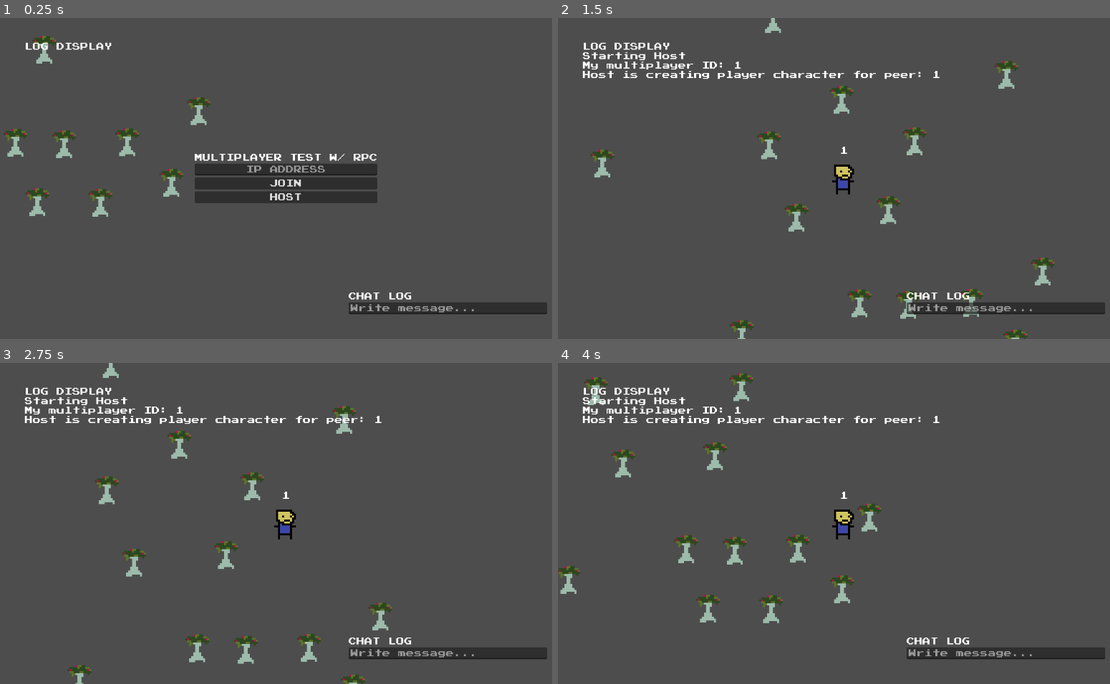
Above: before the commit, frames 1-4 (two rows, left to right).
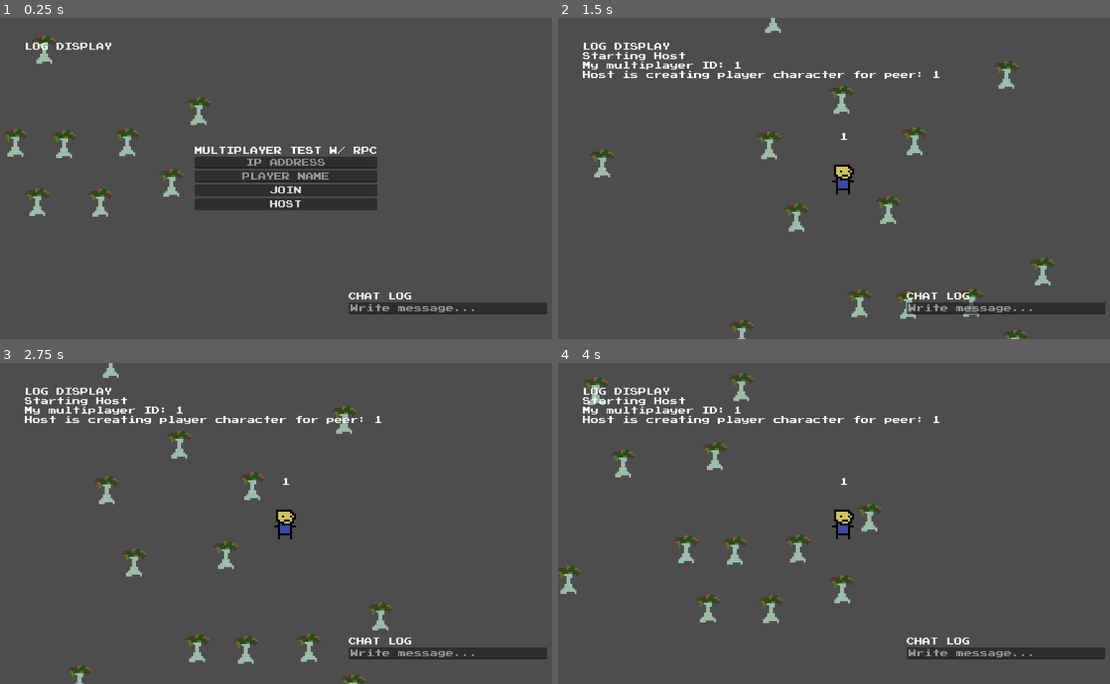
Above: after the commit, the same moments.

Repository: Travh98/MultiplayerRpcExploration
Game: Godot game, scene res://scenes/game_world_root.tscn
Same seed, same stepped clock (60 frames per second), same inputs: the game is played once before the commit and once after it. The engine's default icon, where the game draws it, is replaced by a stand-in: a white triangle on a blue panel in a dark square.
Inputs (mouse positions are in pixels of both pictures, inside the frame that each line leads up to):
- Up to frame 1 (0.25 s): no input
- Up to frame 2 (1.5 s): click (1005, 306) at 0.52 s; type "12" at 0.6 s; click "HOST" at 1.25 s
- Up to frame 3 (2.75 s): tap Enter (enter) at 2, 2.1 s; move the mouse to (414, 507) at 2.02 s; hold D (right) from 2.03 s (still down); click (414, 507) at 2.3 s
- Up to frame 4 (4 s): move the mouse to (729, 539) at 2.77 s; release D (right) at 2.78 s; hold S (down) 2.78-3.53 s; click (729, 539) at 2.85 s; tap Enter (enter) at 3.05, 3.6 s; move the mouse to (900, 452) at 3.52 s; hold D (right) from 3.53 s (still down); click (900, 452) at 3.8 s

The runs differ from the first frame. In frame 1, 3.2% of the frame differs, in the area x 35-69%, y 40-60%; in frame 2, less than 0.1%; in frame 3, less than 0.1%; in frame 4, less than 0.1%.
Error before the commit: Assertion failed: UPNP Discover Failed! Error 24 (res://scenes/game_world_root.gd:52)
Error after the commit: Assertion failed: UPNP Discover Failed! Error 24 (res://scenes/game_world_root.gd:56)

Commit message:
you can kiss each other but not yourself

Diff:
--- a/project.godot
+++ b/project.godot
@@ -51,6 +51,11 @@
 "events": [Object(InputEventKey,"resource_local_to_scene":false,"resource_name":"","device":-1,"window_id":0,"alt_press …(182 unchanged characters)…
 ]
 }
+mouse_select={
+"deadzone": 0.5,
+"events": [Object(InputEventMouseButton,"resource_local_to_scene":false,"resource_name":"","device":-1,"window_id":0,"alt_pressed":false,"shift_pressed":false,"ctrl_pressed":false,"meta_pressed":false,"button_mask":0,"position":Vector2(0, 0),"global_position":Vector2(0, 0),"factor":1.0,"button_index":1,"pressed":false,"double_click":false,"script":null)
+]
+}
 
 [layer_names]
 
--- a/scenes/chat_ui.gd
+++ b/scenes/chat_ui.gd
@@ -1,12 +1,23 @@
 extends Control
 class_name ChatUI
+
+signal signal_is_typing
+signal signal_done_typing
 
 @onready var chat_log = $MarginContainer/HBoxContainer/VBoxContainer/ChatLogLabel
 @onready var chat_line_edit = $MarginContainer/HBoxContainer/VBoxContainer/ChatLineEdit
 
+func _ready():
+	# Emit is_typing signal when you click on line edit
+	chat_line_edit.focus_entered.connect(on_focus_entered)
+	chat_line_edit.focus_exited.connect(on_focus_exited)
+
 func _input(_event):
 	if Input.is_action_just_pressed("enter"):
 		write_msg()
+	if Input.is_action_pressed("escape"):
+		chat_line_edit.release_focus()
+
 
 func write_msg():
 	if !chat_line_edit.text.is_empty():
@@ -20,3 +31,9 @@
 @rpc("call_local", "any_peer", "reliable", 1)
 func receive_msg(msg: String):
 	chat_log.text = chat_log.text + "\n" + msg
+
+func on_focus_entered():
+	signal_is_typing.emit()
+
+func on_focus_exited():
+	signal_done_typing.emit()
--- a/scenes/game_world_root.gd
+++ b/scenes/game_world_root.gd
@@ -1,12 +1,16 @@
 extends Node
+class_name GlobalWorldRoot
 
 # Multiplayer Settings
 const PORT = 25026
 const Player = preload("res://scenes/player_character.tscn")
 
 # Components
-@onready var main_menu = $CanvasLayer/MainMenu
-@onready var log_display = $CanvasLayer/LogDisplay
+@onready var main_menu: MainMenu = $CanvasLayer/MainMenu
+@onready var log_display: LogDisplay = $CanvasLayer/LogDisplay
+@onready var chat_ui: ChatUI = $CanvasLayer/ChatUI
+
+const quick_quit_game: bool = false
 
 func _ready():
 	main_menu.host_button.pressed.connect(on_host_button_pressed)
@@ -86,7 +90,8 @@
 	if player_character:
 		player_character.queue_free()
 
-func _unhandled_input(_event):
-	# Quit game when escape is pressed
-	if Input.is_action_pressed("escape"):
-		get_tree().quit()
+func _input(_event):
+	if quick_quit_game:
+		# Quit game when escape is pressed
+		if Input.is_action_pressed("escape"):
+			get_tree().quit()
--- a/scenes/game_world_root.tscn
+++ b/scenes/game_world_root.tscn
@@ -1,10 +1,11 @@
-[gd_scene load_steps=6 format=3 uid="uid://cdode1cf06an3"]
+[gd_scene load_steps=7 format=3 uid="uid://cdode1cf06an3"]
 
 [ext_resource type="Script" path="res://scenes/game_world_root.gd" id="1_0ue7g"]
 [ext_resource type="PackedScene" uid="uid://ba8vmc2i6krq6" path="res://scenes/main_menu.tscn" id="2_lfbnc"]
 [ext_resource type="PackedScene" uid="uid://cqgbe7bea1eyy" path="res://scenes/chat_ui.tscn" id="3_6rr2w"]
 [ext_resource type="PackedScene" uid="uid://28r1em04x8c4" path="res://scenes/level_1.tscn" id="3_d618y"]
 [ext_resource type="PackedScene" uid="uid://c3cr5ho8f27r" path="res://scenes/log_display.tscn" id="4_x62q6"]
+[ext_resource type="PackedScene" uid="uid://stxyb5nqlddg" path="res://scenes/mouse_selection_area.tscn" id="6_hkdcl"]
 
 [node name="GameWorldRoot" type="Node"]
 script = ExtResource("1_0ue7g")
@@ -22,3 +23,5 @@
 [node name="MainMenu" parent="CanvasLayer" instance=ExtResource("2_lfbnc")]
 
 [node name="Level1" parent="." instance=ExtResource("3_d618y")]
+
+[node name="MouseSelectionArea" parent="." instance=ExtResource("6_hkdcl")]
--- /dev/null
+++ b/scenes/love_particles.tscn
@@ -0,0 +1,20 @@
+[gd_scene load_steps=3 format=3 uid="uid://wuwhsw6f0g03"]
+
+[ext_resource type="Texture2D" uid="uid://dhhgk6kq1dvdy" path="res://assets/lilheart.png" id="1_bvfum"]
+
+[sub_resource type="ParticleProcessMaterial" id="ParticleProcessMaterial_u7anl"]
+particle_flag_disable_z = true
+spread = 180.0
+gravity = Vector3(0, 98, 0)
+initial_velocity_min = 50.0
+initial_velocity_max = 50.0
+orbit_velocity_min = 0.0
+orbit_velocity_max = 0.0
+
+[node name="LoveParticles" type="GPUParticles2D"]
+emitting = false
+process_material = SubResource("ParticleProcessMaterial_u7anl")
+texture = ExtResource("1_bvfum")
+one_shot = true
+preprocess = 0.25
+explosiveness = 1.0
--- a/scenes/main_menu.gd
+++ b/scenes/main_menu.gd
@@ -4,3 +4,4 @@
 @onready var host_button: Button = $MarginContainer/VBoxContainer/HostButton
 @onready var join_button: Button = $MarginContainer/VBoxContainer/JoinButton
 @onready var address_entry: LineEdit = $MarginContainer/VBoxContainer/AddressEntry
+@onready var player_name_entry: LineEdit = $MarginContainer/VBoxContainer/NameEntry
--- a/scenes/main_menu.tscn
+++ b/scenes/main_menu.tscn
@@ -37,6 +37,11 @@
 placeholder_text = "IP ADDRESS"
 alignment = 1
 
+[node name="NameEntry" type="LineEdit" parent="MarginContainer/VBoxContainer"]
+layout_mode = 2
+placeholder_text = "PLAYER NAME"
+alignment = 1
+
 [node name="JoinButton" type="Button" parent="MarginContainer/VBoxContainer"]
 layout_mode = 2
 text = "JOIN"
--- /dev/null
+++ b/scenes/mouse_selection_area.gd
@@ -0,0 +1,17 @@
+extends Area2D
+
+
+# Called every frame. 'delta' is the elapsed time since the previous frame.
+func _physics_process(delta):
+	global_position = get_global_mouse_position()
+
+	if Input.is_action_just_pressed("mouse_select"):
+		for body in get_overlapping_bodies():
+			print("Clicked on body: ", body)
+			if body is PlayerCharacter:
+				var player_character: PlayerCharacter = body
+				# If this is the player we are controlling, you can't kiss yourself
+#				if player_character.get_multiplayer_authority() == get_multiplayer_authority():
+#					return
+				# Give the other player a smooch
+				player_character.get_kissed.rpc()
--- /dev/null
+++ b/scenes/mouse_selection_area.tscn
@@ -0,0 +1,19 @@
+[gd_scene load_steps=4 format=3 uid="uid://stxyb5nqlddg"]
+
+[ext_resource type="Script" path="res://scenes/mouse_selection_area.gd" id="1_1bsbp"]
+[ext_resource type="Texture2D" uid="uid://s200pstr8hkb" path="res://icon.svg" id="1_suhs5"]
+
+[sub_resource type="CircleShape2D" id="CircleShape2D_0xcp7"]
+
+[node name="MouseSelectionArea" type="Area2D"]
+collision_layer = 0
+collision_mask = 3
+script = ExtResource("1_1bsbp")
+
+[node name="CollisionShape2D" type="CollisionShape2D" parent="."]
+shape = SubResource("CircleShape2D_0xcp7")
+
+[node name="Sprite2D" type="Sprite2D" parent="."]
+visible = false
+scale = Vector2(0.109375, 0.109375)
+texture = ExtResource("1_suhs5")
--- a/scenes/player_character.gd
+++ b/scenes/player_character.gd
@@ -3,22 +3,37 @@
 
 const SPEED = 300.0
 @onready var name_tag = $NameTag
+@onready var peer_id_tag = $PeerIdTag
+
+var global_world_root: GlobalWorldRoot
+var controls_frozen: bool = false
 
 func _enter_tree():
 	# Server and Clients all agree that multiplayer authority belongs to this name/peer_id
 	set_multiplayer_authority(str(name).to_int())
 
+	global_world_root = get_parent()
+
+	var chat_ui: ChatUI = global_world_root.chat_ui
+	chat_ui.signal_is_typing.connect(freeze_character_controls)
+	chat_ui.signal_done_typing.connect(unfreeze_character_controls)
+
 func _ready():
 	# Only allow the authority of this node to run functions like this
 	if not is_multiplayer_authority(): return
 
-	# Set your nametag as your name
-	name_tag.text = name
+	# Set your name (peer_id) into the peer id tag
+	peer_id_tag.text = name
+	# Set your player name from the global UI
+	name_tag.text = global_world_root.main_menu.player_name_entry.text
 
 	$Camera2D.make_current()
 
 func _physics_process(_delta):
 	if not is_multiplayer_authority(): return
+
+	if controls_frozen:
+		return
 
 	var direction := Vector2(
 		Input.get_action_strength("right") - Input.get_action_strength("left"),
@@ -31,3 +46,16 @@
 		velocity.y = move_toward(velocity.y, 0, SPEED)
 
 	move_and_slide()
+
+func freeze_character_controls():
+	controls_frozen = true
+
+func unfreeze_character_controls():
+	controls_frozen = false
+
+@rpc("call_local", "any_peer", "reliable")
+func get_kissed():
+	if multiplayer.get_remote_sender_id() == get_multiplayer_authority():
+		return # you cant kiss urself
+	$LoveParticles.restart()
+	$LoveParticles.emitting = true
--- a/scenes/player_character.tscn
+++ b/scenes/player_character.tscn
@@ -1,7 +1,8 @@
-[gd_scene load_steps=5 format=3 uid="uid://c2tqqow5nlahe"]
+[gd_scene load_steps=6 format=3 uid="uid://c2tqqow5nlahe"]
 
 [ext_resource type="Texture2D" uid="uid://c0iqjd45k5xkm" path="res://assets/lilman.png" id="1_c8c2i"]
 [ext_resource type="Script" path="res://scenes/player_character.gd" id="1_x22si"]
+[ext_resource type="PackedScene" uid="uid://wuwhsw6f0g03" path="res://scenes/love_particles.tscn" id="3_fhaoa"]
 
 [sub_resource type="SceneReplicationConfig" id="SceneReplicationConfig_v23j0"]
 properties/0/path = NodePath(".:position")
@@ -10,6 +11,9 @@
 properties/1/path = NodePath("NameTag:text")
 properties/1/spawn = true
 properties/1/sync = true
+properties/2/path = NodePath("PeerIdTag:text")
+properties/2/spawn = true
+properties/2/sync = true
 
 [sub_resource type="CircleShape2D" id="CircleShape2D_pv30u"]
 radius = 7.0
@@ -40,8 +44,25 @@
 text = "NAMETAG"
 horizontal_alignment = 1
 
+[node name="PeerIdTag" type="Label" parent="."]
+anchors_preset = 8
+anchor_left = 0.5
+anchor_top = 0.5
+anchor_right = 0.5
+anchor_bottom = 0.5
+offset_left = -56.0
+offset_top = -92.0
+offset_right = 56.0
+offset_bottom = -66.0
+grow_horizontal = 2
+grow_vertical = 2
+text = "PEER ID"
+horizontal_alignment = 1
+
 [node name="CollisionShape2D" type="CollisionShape2D" parent="."]
 scale = Vector2(4, 4)
 shape = SubResource("CircleShape2D_pv30u")
 
 [node name="Camera2D" type="Camera2D" parent="."]
+
+[node name="LoveParticles" parent="." instance=ExtResource("3_fhaoa")]
Binary file added: assets/lilapple.png
Not shown, added: assets/lilapple.png.import
Binary file added: assets/lilheart.png
Not shown, added: assets/lilheart.png.import
